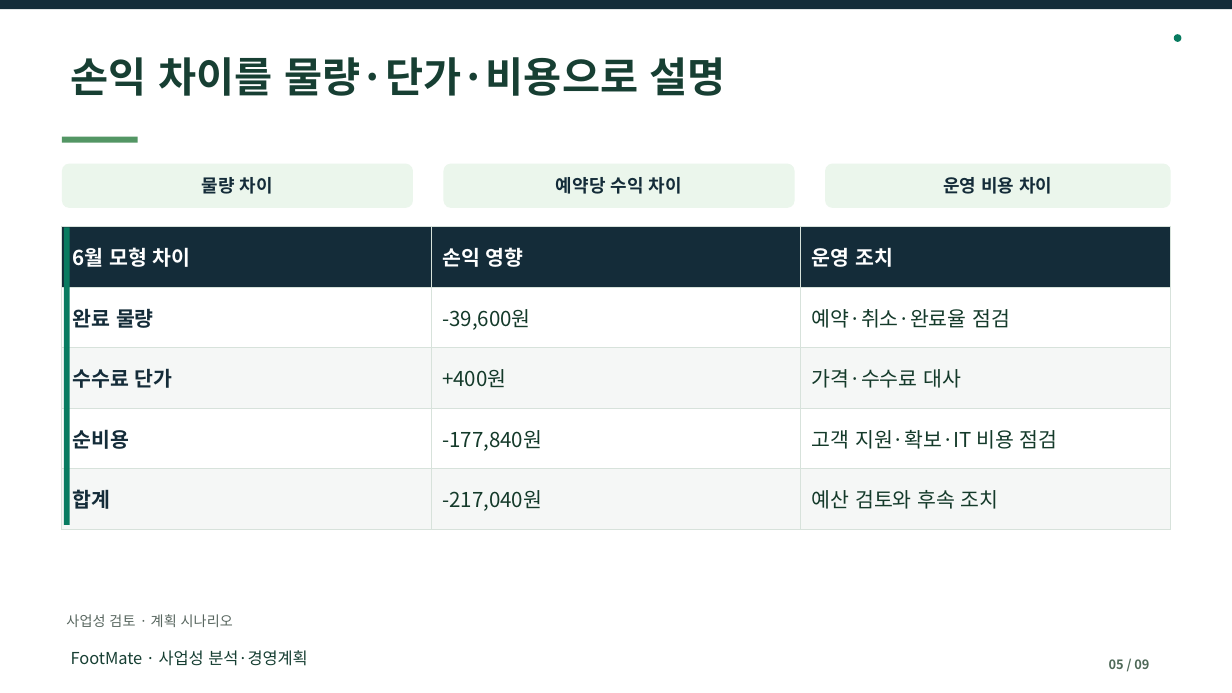
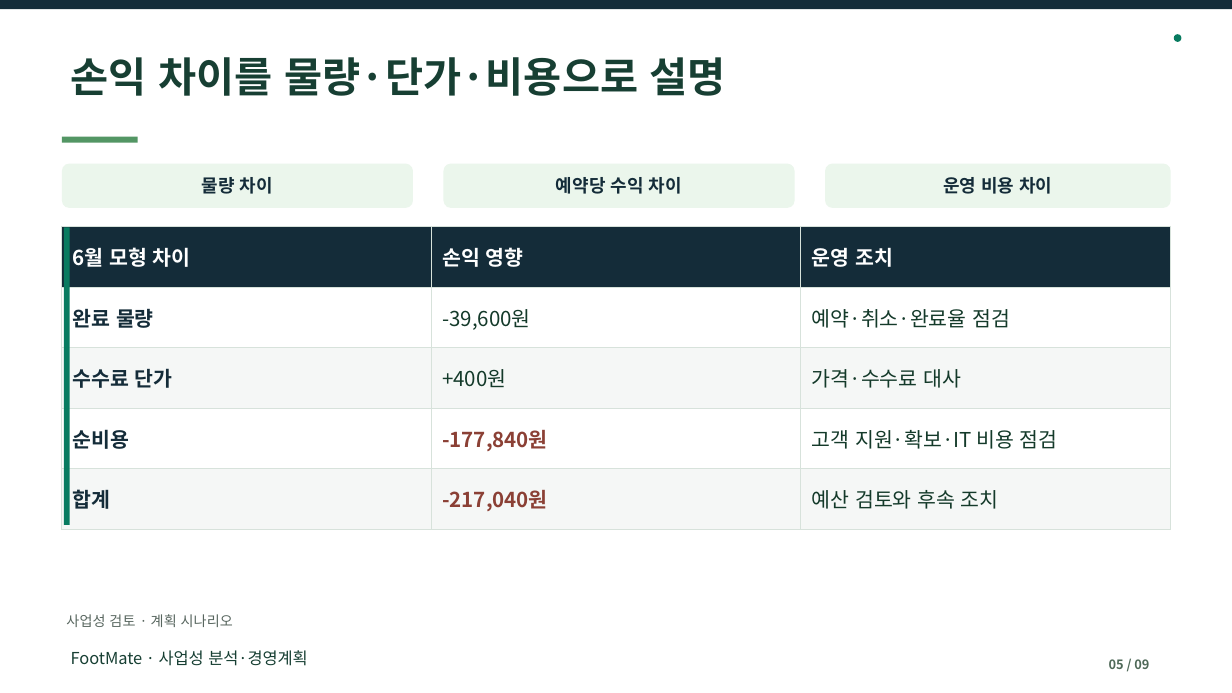
Before and after one commit to dohyunkimmm/footmate-case-study, a slide deck: slide 5 of src/case-study/downloads/footmate_report.pptx. Drawn at 1232x693 pixels with LibreOffice and Linux fonts; fonts in the diff are those of the drawing. Boxes give left, top, right and bottom in pixels: in the first picture for what was removed or moved away, otherwise in the second. Text is boxed around its words. In the diff, an @@ line names an element or a change of style, - is before the commit and + after.

```diff
--- a/src/case-study/downloads/footmate_report.pptx
+++ b/src/case-study/downloads/footmate_report.pptx
@@ table at (x1=62, y1=226, x2=1171, y2=530) @@
@@ text colour #143A2A to #8B4035, bold on in "-177,840원", "-217,040원" @@
```
Also in this commit, not shown: 2 other slides changed, 10 other files.
